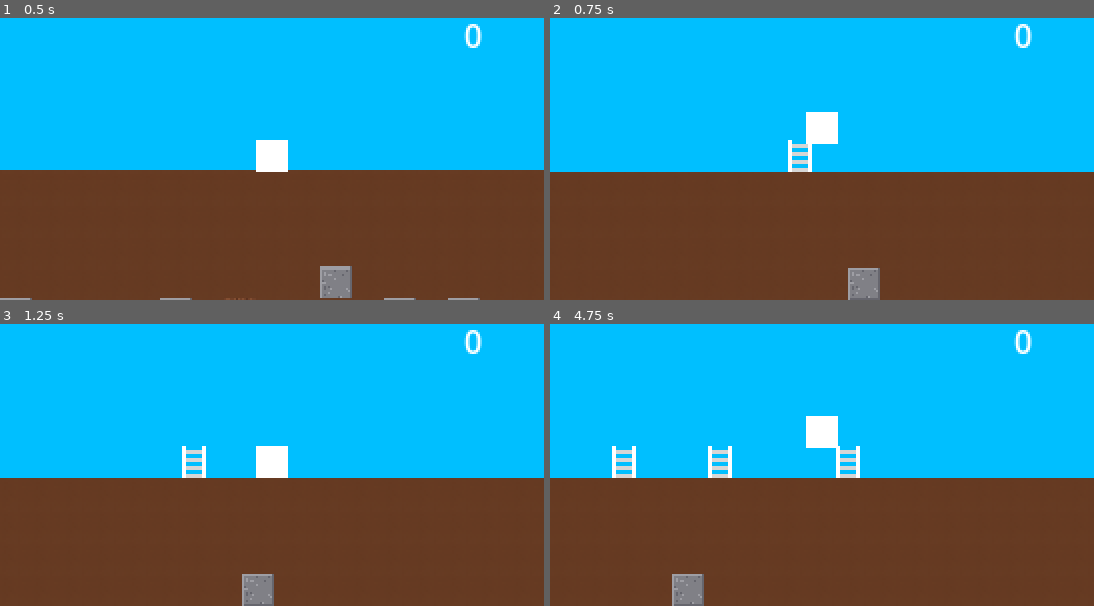
Above: before the commit, frames 1-4 (two rows, left to right).
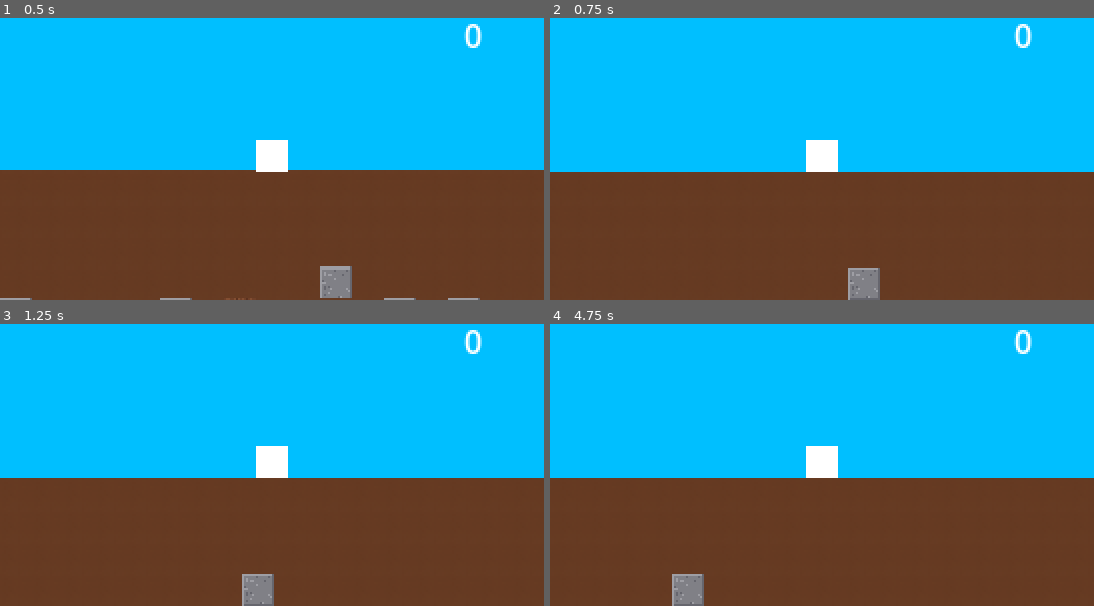
Above: after the commit, the same moments.

Repository: NxtCreator/Entrenched
Game: Godot game, scene res://scenes/main.tscn
Two runs of this game, one before a commit and one after it. Both use one fixed random seed, a clock stepped at 60 frames per second and the inputs below.
Inputs (mouse positions are in pixels of both pictures, inside the frame that each line leads up to):
- Up to frame 1 (0.5 s): no input
- Up to frame 2 (0.75 s): tap Enter at 0.5 s; move the mouse to (941, 142) at 0.52 s; hold Right (ui_right) from 0.53 s (still down); hold Up (ui_up) from 0.53 s (still down); click (941, 142) at 0.67 s
- Up to frame 3 (1.25 s): keep holding Right (ui_right); keep holding Up (ui_up)
- Up to frame 4 (4.75 s): move the mouse to (713, 476) at 1.27 s; release Up (ui_up) at 1.28 s; tap Alt at 1.35, 4.35 s; tap Up (ui_up) at 1.52, 1.55, 1.82, 3.02, 3.05, 3.32, 4.52, 4.55 s; move the mouse to (876, 397) at 2.02 s; release Right (ui_right) at 2.03 s; hold Left (ui_left) 2.03-2.78 s; hold Up (ui_up) 2.03-2.78 s; tap Shift at 2.1 s; move the mouse to (794, 518) at 2.77 s; hold Right (ui_right) 2.78-4.28 s; tap R at 2.85 s; click (794, 518) at 2.92 s; move the mouse to (985, 504) at 3.52 s; hold Up (ui_up) 3.53-4.28 s; move the mouse to (658, 419) at 4.27 s; hold Left (ui_left) from 4.28 s (still down)

Frame 1 is identical in both runs. In frame 2, 1.3% of the frame differs, in the area x 43-53%, y 33-55%; in frame 3, 0.3%; in frame 4, 2.2%, in the area x 11-57%, y 32-55%.

Commit message:
Chain ladder steps while up or down is held, and cap ladders at the surface

Diff:
--- a/scripts/player.gd
+++ b/scripts/player.gd
@@ -57,6 +57,8 @@
 	if not (is_on_floor() or _on_ladder()):
 		return
 	var cell := ground.local_to_map(ground.to_local(global_position))
+	if cell.y < 0:
+		return
 	var above := cell + Vector2i.UP
 	if _solid(above):
 		if not _diggable(above):
@@ -124,9 +126,9 @@
 		return
 
 	if not stepping:
-		if Input.is_action_just_pressed("ui_up"):
+		if Input.is_action_pressed("ui_up"):
 			_step_up()
-		elif Input.is_action_just_pressed("ui_down"):
+		elif Input.is_action_pressed("ui_down"):
 			_step_down()
 
 	if _on_ladder() or stepping:
